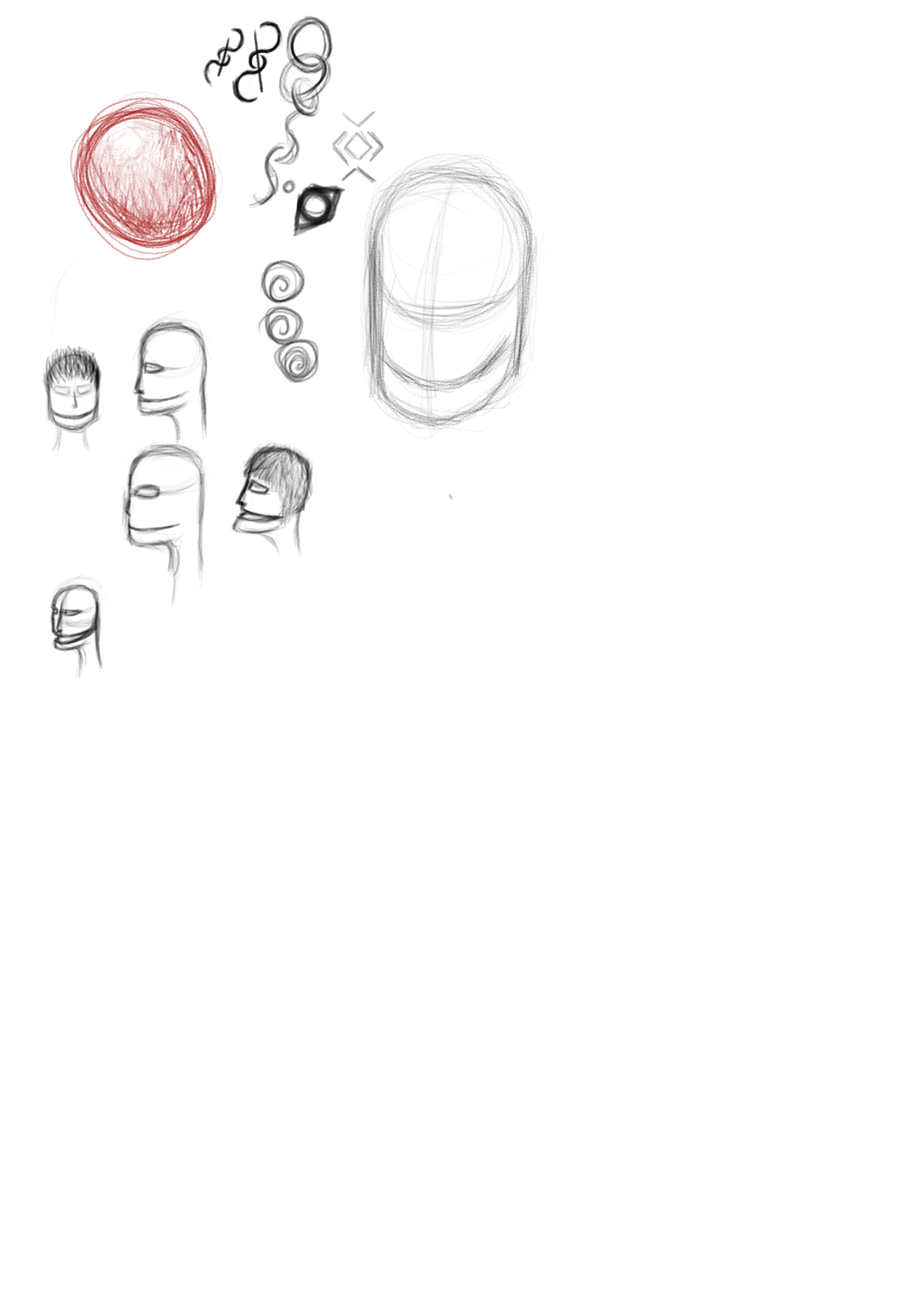
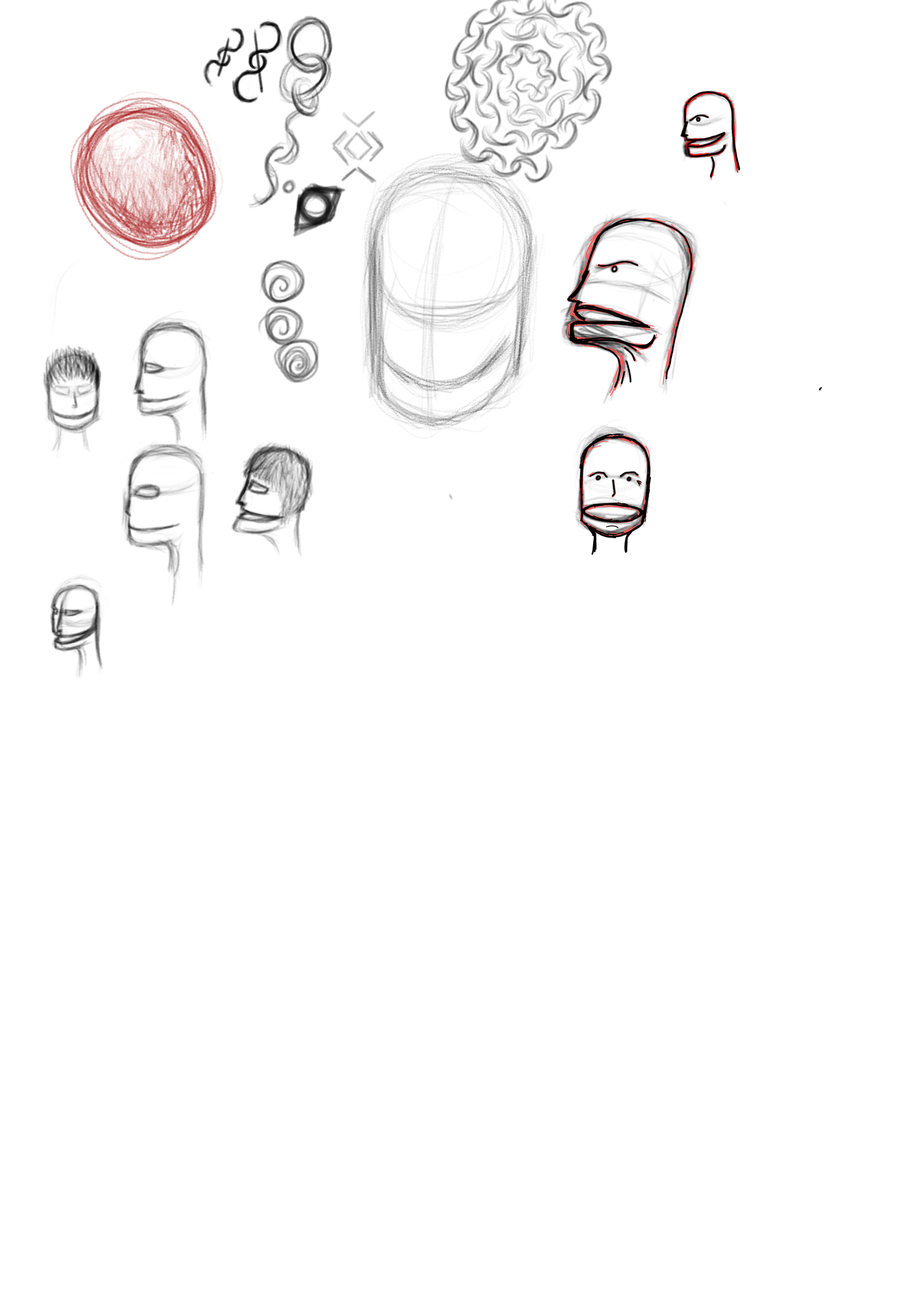
Comparing the layer stacks of the two 923x1304 images. Changes:
added layer "Warstwa malowania 12" above "Warstwa malowania 11" over bbox(572, 67, 823, 556)
added layer "Warstwa malowania 11" above "Warstwa malowania 10" over bbox(676, 89, 741, 182)
added layer "Warstwa malowania 10" above "Warstwa malowania 9" over bbox(572, 67, 741, 556)
added layer "Warstwa malowania 9" above "Warstwa malowania 8" over bbox(572, 403, 657, 539)
added layer "Warstwa malowania 8" above "Warstwa malowania 7" over bbox(559, 208, 703, 556)
added layer "Warstwa malowania 7" above "Warstwa malowania 4" over bbox(559, 208, 703, 404)
painted on "Warstwa malowania 4" over bbox(559, 208, 703, 472)
painted on "Warstwa malowania 1" over bbox(443, 0, 640, 556)
